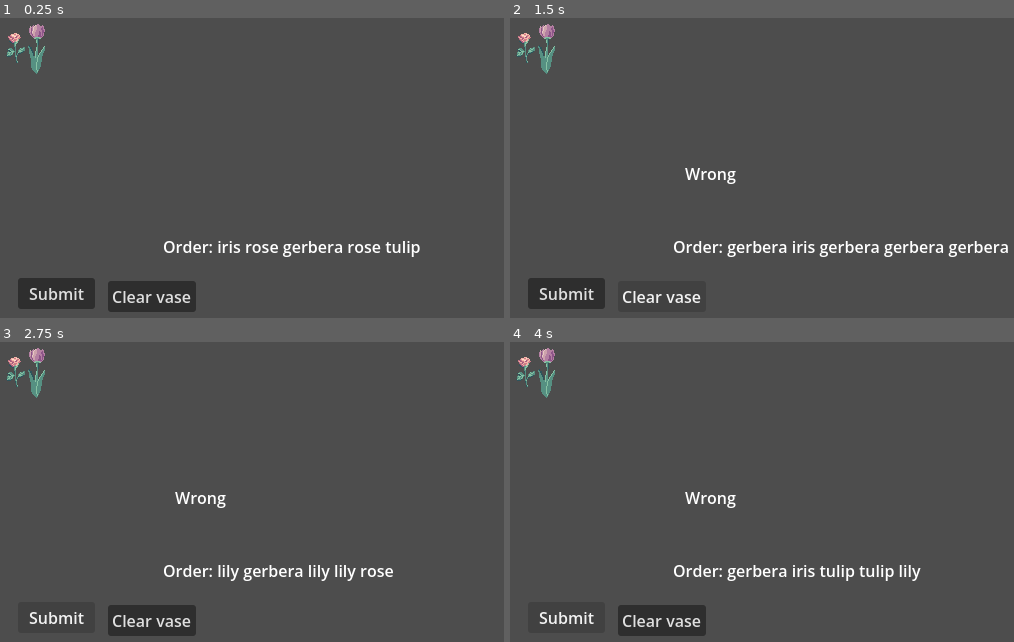
Above: before the commit, frames 1-4 (two rows, left to right).
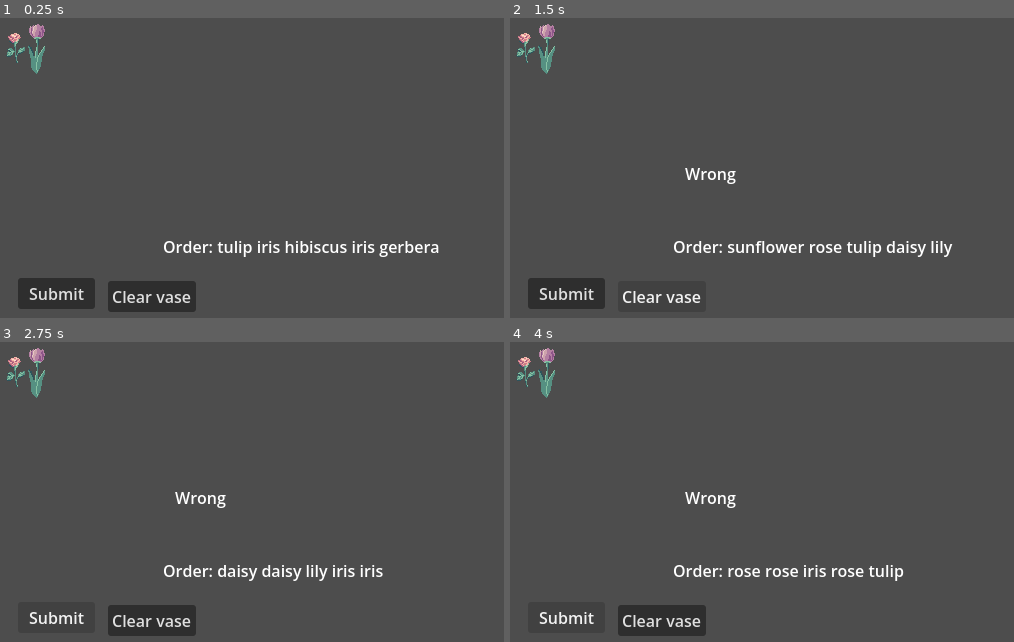
Above: after the commit, the same moments.

Repository: GoodGuyNoone/comfy-jam-spring-2026
Game: Godot game, scene res://scenes/main.tscn
The game is run twice, just before and just after one commit, with the same random seed, the same clock (stepped at 60 frames per second) and the same inputs.
Inputs:
- Up to frame 1 (0.25 s): no input
- Up to frame 2 (1.5 s): click "Submit" at 0.5 s; click "Clear vase" at 1.25 s
- Up to frame 3 (2.75 s): click "Submit" at 2 s
- Up to frame 4 (4 s): click "Clear vase" at 2.75 s; click "Submit" at 3.5 s

The runs differ from the first frame. In frame 1, 1.1% of the frame differs, in the area x 43-88%, y 74-80%; in frame 2, 1.3%, in the area x 43-99%, y 74-80%; in frame 3, 0.9%; in frame 4, 0.9%.

Commit message:
- added more variation of flowers

Diff:
--- a/scripts/GameManager.gd
+++ b/scripts/GameManager.gd
@@ -7,6 +7,10 @@
 	"lily",
 	"iris",
 	"gerbera",
+	"sunflower",
+	"daisy",
+	"lavender",
+	"hibiscus",
 ]
 
 @onready var flower_stand: Node2D = $'../FlowerStand'
